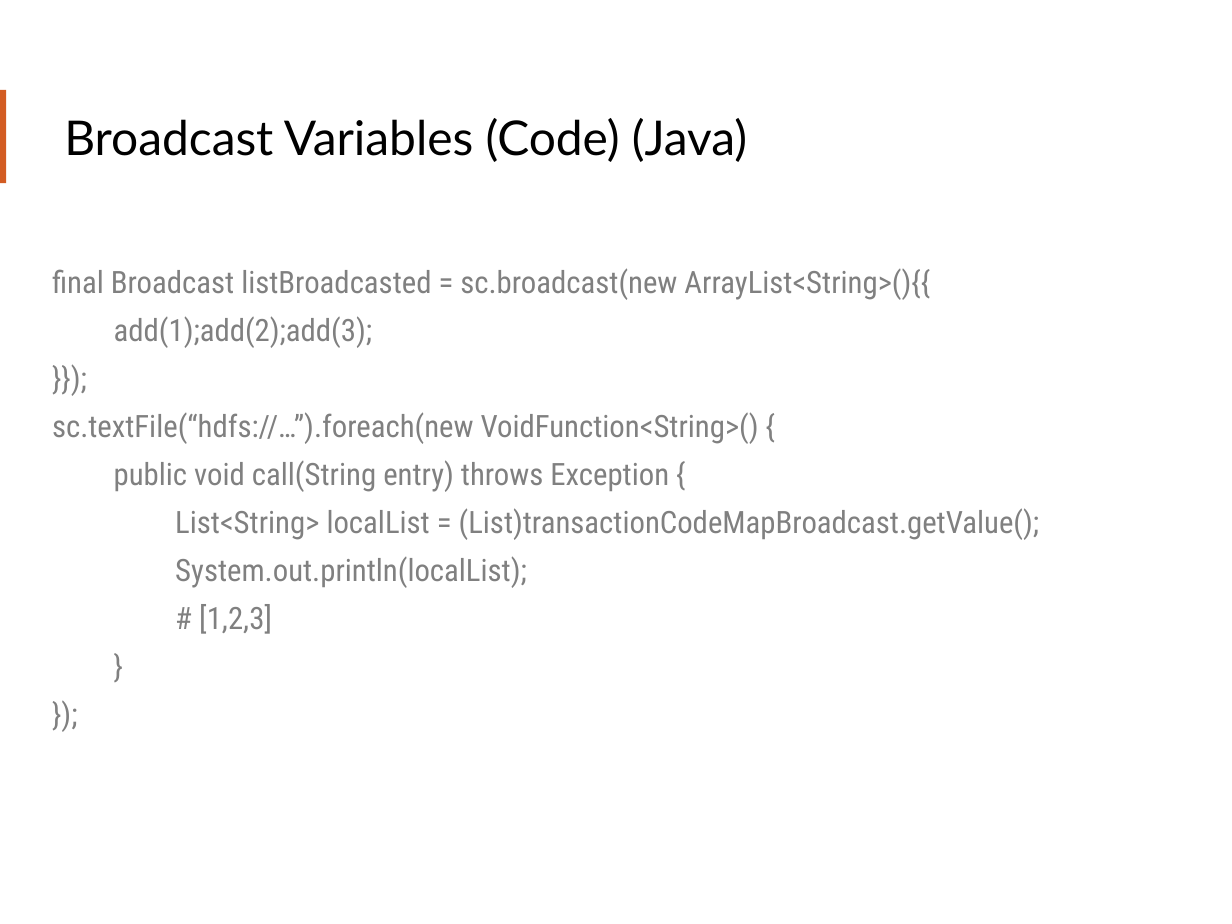
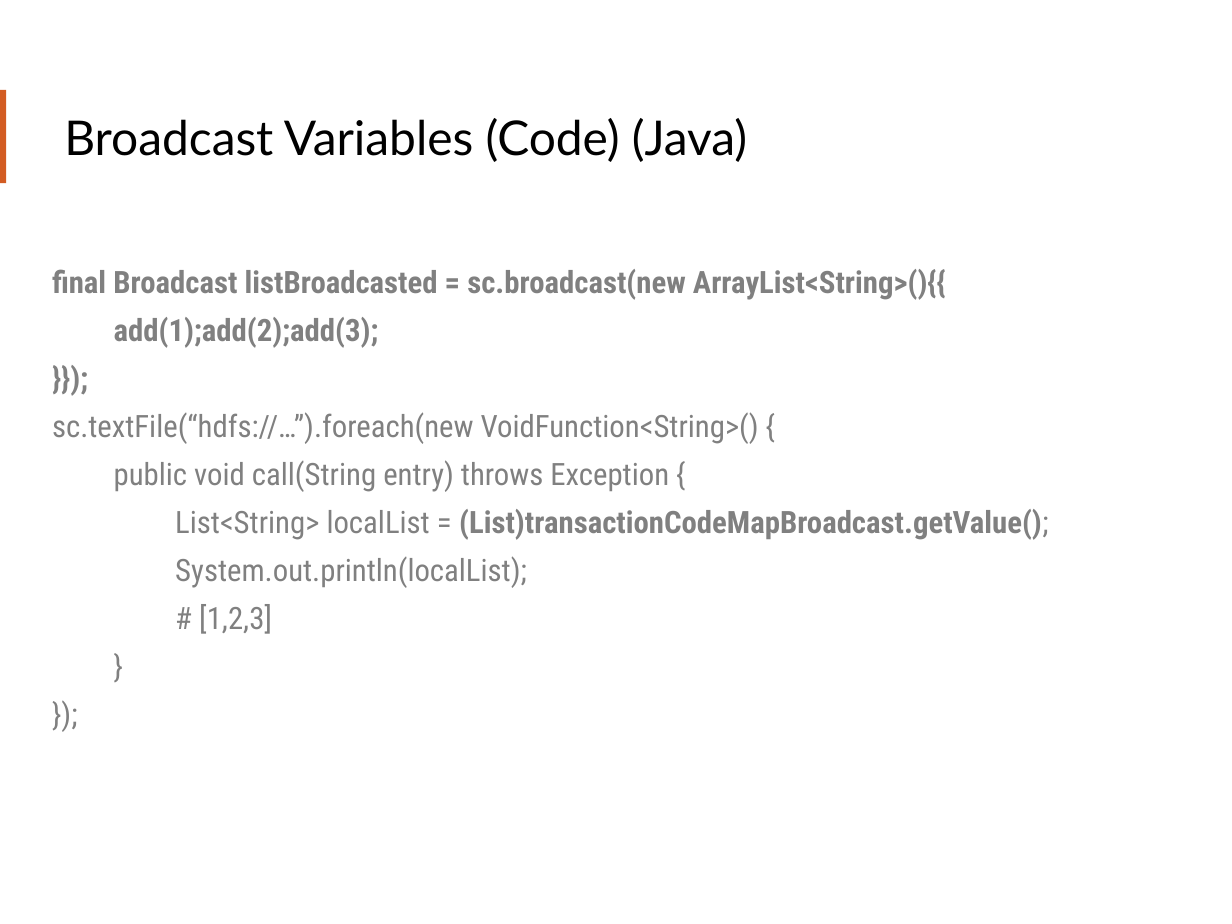
Before and after one commit to teamclairvoyant/intro-to-spark, a slide deck: slide 66 of Intro to Apache Spark Slides.pptx (slide 65 before the commit). Drawn at 1232x924 pixels with LibreOffice and Linux fonts; fonts in the diff are those of the drawing. Boxes give left, top, right and bottom in pixels: in the first picture for what was removed or moved away, otherwise in the second. Text is boxed around its words. In the diff, an @@ line names an element or a change of style, - is before the commit and + after.

Commit message:
Updating slides and formatting for exercise documents.

```diff
--- a/Intro to Apache Spark Slides.pptx
+++ b/Intro to Apache Spark Slides.pptx
@@ text at [52, 269, 1049, 540]: bold on in "final Broadcast listBroadcasted = sc.broadcast(new ArrayList ...", "add(1);add(2);add(3);", "}});", "(List)transactionCodeMapBroadcast.getValue();" @@
```
Also in this commit, not shown: 17 other slides changed, 1 slide added, 1 slide removed, 2 other files.
